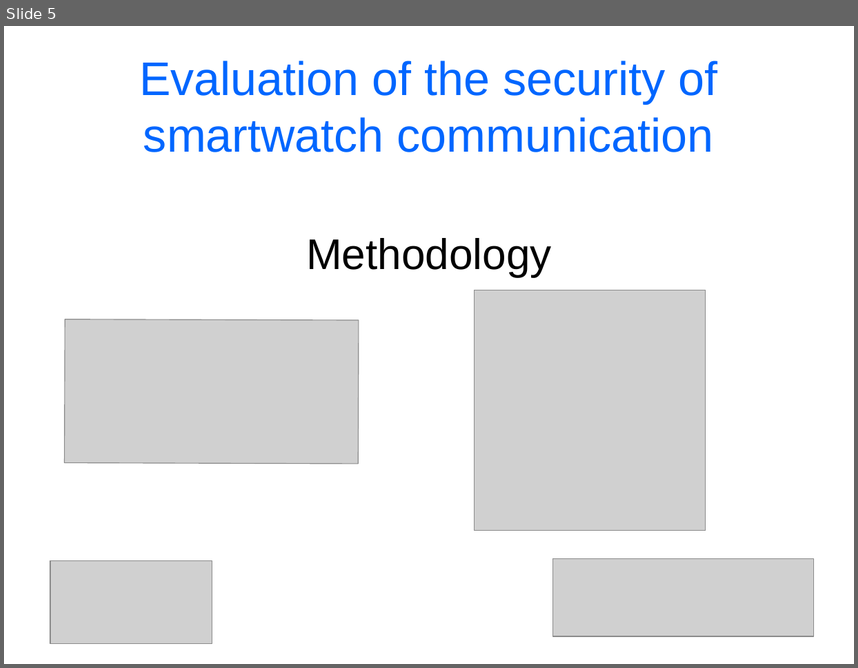
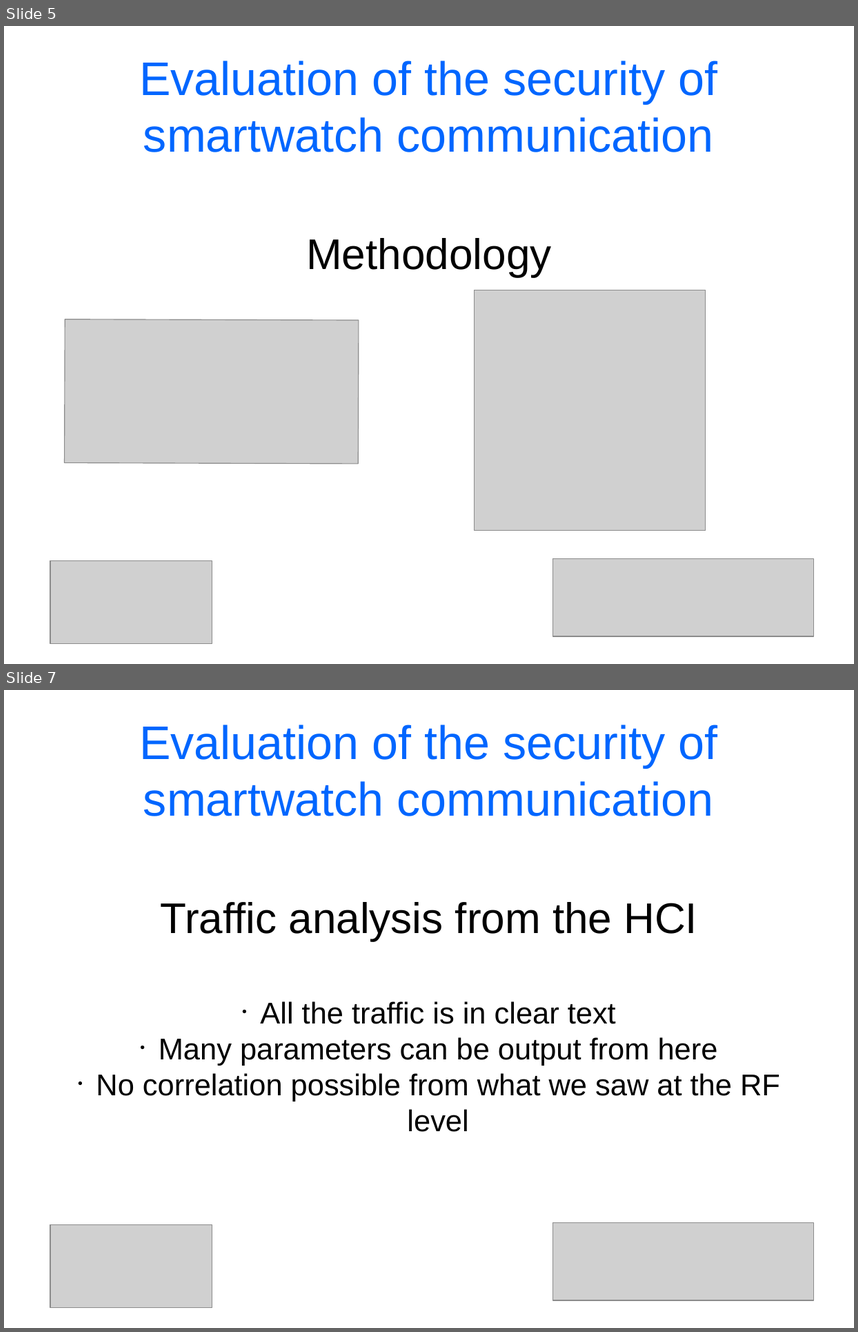
Before and after one commit to cheeseit/smartwatchers_report, a slide deck: presentation.odp. Shown one above the other, each under a label of ours: slide 5 before the commit, slides 5 and 7 after it; the slides between them are not shown. The pictures are 858x668 and 858x1332 pixels, drawn with LibreOffice and Linux fonts; fonts in the diff are those of the drawing; grey boxes stand for pictures. Boxes give left, top, right and bottom in pixels: in the first picture for what was removed or moved away, otherwise in the second. Text is boxed around its words. In the diff, an @@ line names an element or a change of style, - is before the commit and + after.

```diff
--- a/presentation.odp
+++ b/presentation.odp
@@ slide 7 added at [4, 690, 854, 1328], background #FFFFFF @@
@@ title added at [139, 724, 717, 816], 44 pt, text #0066FF @@
+Evaluation of the security of smartwatch communication
@@ subtitle added at [96, 902, 780, 1132], 28 pt, text #000000 @@
+Traffic analysis from the HCI
+• All the traffic is in clear text
+• Many parameters can be output from here
+• No correlation possible from what we saw at the RF level
@@ picture added at [50, 1225, 212, 1307] @@
@@ picture added at [553, 1222, 814, 1300] @@
```
Also in this commit, not shown: 2 slides changed, 2 other slides added.
